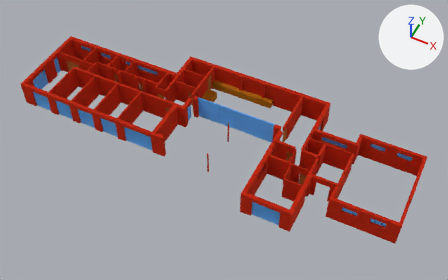
Two versions of the glTF model pr-preview/pr-60/models/ground_floor.glb, one commit apart.
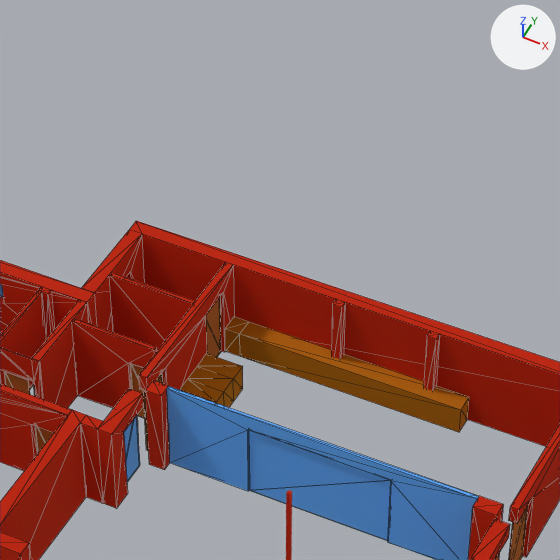
Each version is shown whole from a 50 mm camera at (44.8, -33.9, 52.5) aimed at (24.0, 7.6, 0.6), then close up on the part from 35% to 66% of the width and 1% to 50% of the height. Lighting does not change. The marker at upper right points along +X, +Y and +Z. The first two pictures are the older version. The close-ups show mesh edges as thin lines. Where no turn or scale is listed for an object, it has been applied to the vertices. Vertices at exactly the same position are counted once.

The first close-up shows 'cabinet', 'cabinet.001', 'cabinet.002', 'cabinet.003', 'cabinet.004', 'cabinet.005', 'glazing.008', 'glazing.009', 'masonry.012', 'masonry.022', 'masonry.024', 'masonry.026', 'masonry.027', 'masonry.046', 'masonry.047', 'masonry.048', 'masonry.054' and 20 more.
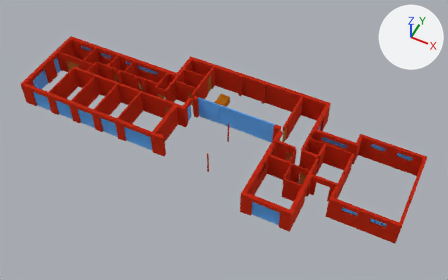
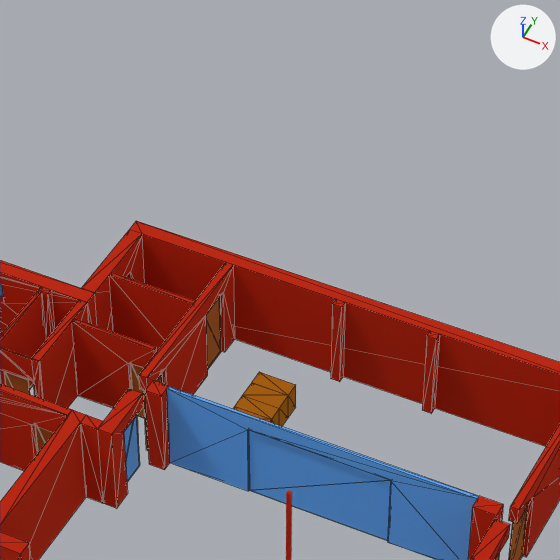
Where the newer file only moved an object's origin or applied its transform, the numbers keep the older frame.

Location of each change, (x1, y1, x2, y2) in pixels of the close-ups (560 x 560 px):
'cabinet.001', reshaped
    before: (240, 322, 469, 432)
    after: (243, 383, 288, 426)
'cabinet.002', moved
    before: (197, 353, 243, 400)
    after: (235, 395, 279, 425)
'cabinet', reshaped (80% wider, 18% taller)
    before: (225, 317, 249, 356)
    after: (252, 372, 296, 418)
'cabinet.003', moved (mostly hidden afterwards)
    before: (188, 366, 234, 408)
    after: (233, 406, 271, 422)
'cabinet.004', moved (not visible afterwards)
    before: (180, 379, 224, 406)
'cabinet.005', deleted (mostly hidden)
    before: (180, 390, 216, 403)
part 2 of me_cabinet_001, deleted (orange)
    before: (240, 322, 469, 432)
part 3 of me_cabinet_001, added (orange)
    after: (243, 383, 288, 426)

What the commit changed:
me_cabinet is used by ob_cabinet; location (18.8, 15.0, 0.0).
me_cabinet had 8 vertices, 12 faces and spanned x 0.0..0.499, y 0.0..0.599, z 0.0..0.929.
me_cabinet now has 8 vertices, 12 faces and spans x 1.754..2.953, y -1.7..-1.201, z 0.0..0.929.
Part 1, on me_cabinet:
Vertex 0 of me_cabinet moves from (0.0, 0.0, 0.0) at pixel (225, 351) to (1.754, -1.201, 0.0).
Vertex 1 of me_cabinet moves from (0.0, 0.0, 0.929) at pixel (225, 328) to (1.754, -1.201, 0.929) at pixel (259, 371).
Vertex 2 of me_cabinet moves from (0.0, 0.599, 0.0) to (2.953, -1.201, 0.0) at pixel (295, 407).
Vertex 3 of me_cabinet moves from (0.0, 0.599, 0.929) at pixel (234, 316) to (2.953, -1.201, 0.929) at pixel (295, 384).
Vertex 4 of me_cabinet moves from (0.499, 0.0, 0.0) at pixel (240, 356) to (1.754, -1.7, 0.0).
Vertex 5 of me_cabinet moves from (0.499, 0.0, 0.929) at pixel (239, 333) to (1.754, -1.7, 0.929) at pixel (251, 382).
Vertex 6 of me_cabinet moves from (0.499, 0.599, 0.0) to (2.953, -1.7, 0.0) at pixel (288, 417).
Vertex 7 of me_cabinet moves from (0.499, 0.599, 0.929) at pixel (249, 321) to (2.953, -1.7, 0.929) at pixel (288, 395).
me_cabinet_001 is used by ob_cabinet_001; location (19.3, 15.0, 0.0).
me_cabinet_001 had 8 vertices, 12 faces and spanned x 0.0..7.2, y 0.0..0.6, z 0.0..0.93.
me_cabinet_001 now has 8 vertices, 12 faces and spans x 1.25..2.45, y -2.3..-1.7, z 0.0..0.93.
me_cabinet_001 part 2: 8 vertices removed from x 0.0..7.2, y 0.0..0.6, z 0.0..0.93.
me_cabinet_001 part 3: 8 vertices added at x 1.25..2.45, y -2.3..-1.7, z 0.0..0.93, forming a box.
Object 'cabinet.002' (ob_cabinet_002) moves from (18.8, 13.8, 0.0) to (20.55, 12.7, 0.0).
Object 'cabinet.003' (ob_cabinet_003) moves from (18.8, 13.2, 0.0) to (20.55, 12.2, 0.0).
Object 'cabinet.004' (ob_cabinet_004) moves from (18.8, 12.6, 0.0) to (20.55, 11.6, 0.0).
Object 'cabinet.005' (ob_cabinet_005) is deleted.
